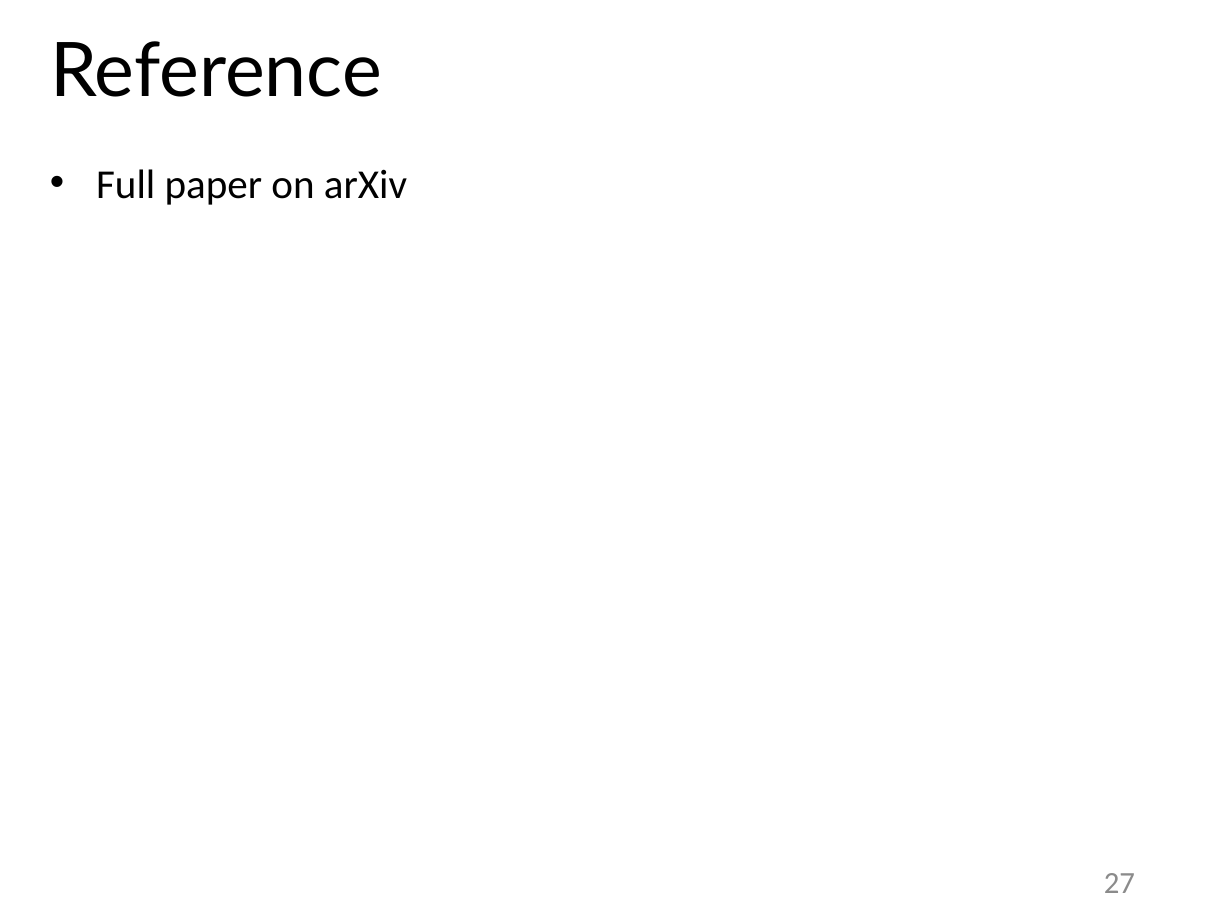
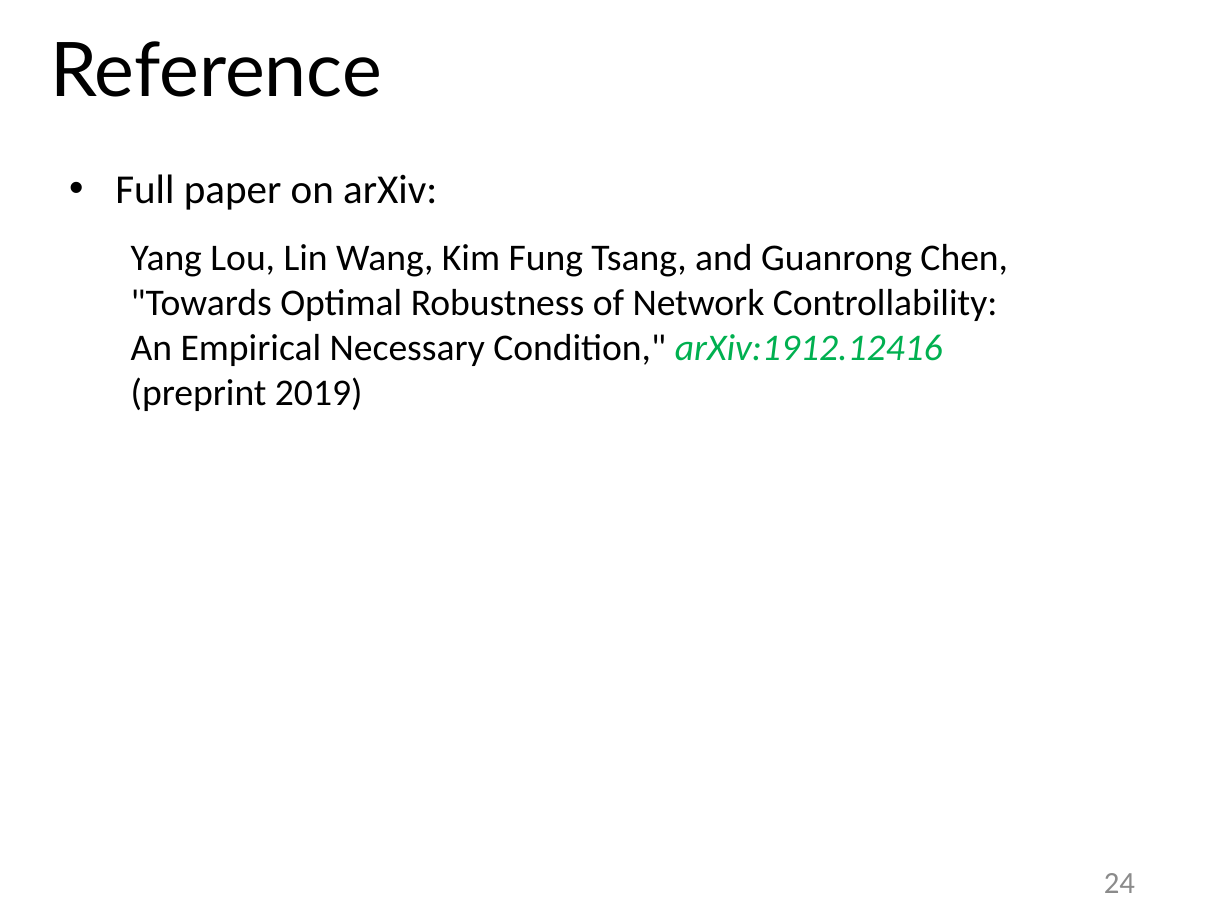
Before and after one commit to ylou-nycu/fylou.github.io, a slide deck: slide 24 of Lou20.ppsx (slide 27 before the commit). Drawn at 1232x924 pixels with LibreOffice and Linux fonts; fonts in the diff are those of the drawing. Boxes give left, top, right and bottom in pixels: in the first picture for what was removed or moved away, otherwise in the second. Text is boxed around its words. In the diff, an @@ line names an element or a change of style, - is before the commit and + after.

```diff
--- a/Lou20.ppsx
+++ b/Lou20.ppsx
@@ text at [115, 174, 1008, 411]: text changed; size 24 to 22 pt @@
-• Full paper on arXiv
+• Full paper on arXiv:
+  Yang Lou, Lin Wang, Kim Fung Tsang, and Guanrong Chen, "Towards Optimal Robustness of Network Controllability: An Empirical Necessary Condition," arXiv:1912.12416 (preprint 2019)
@@ page number at [1104, 873, 1135, 893]: text changed @@
-27
+24
```
Also in this commit, not shown: 5 other slides changed, 1 slide removed.
